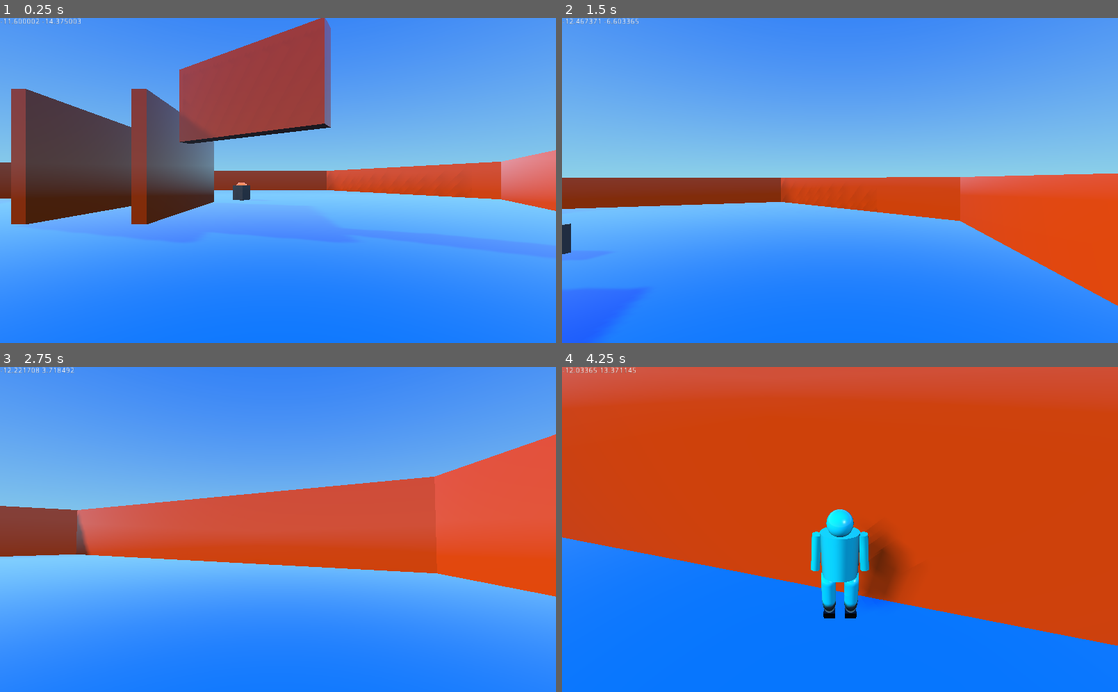
Above: before the commit, frames 1-4 (two rows, left to right).
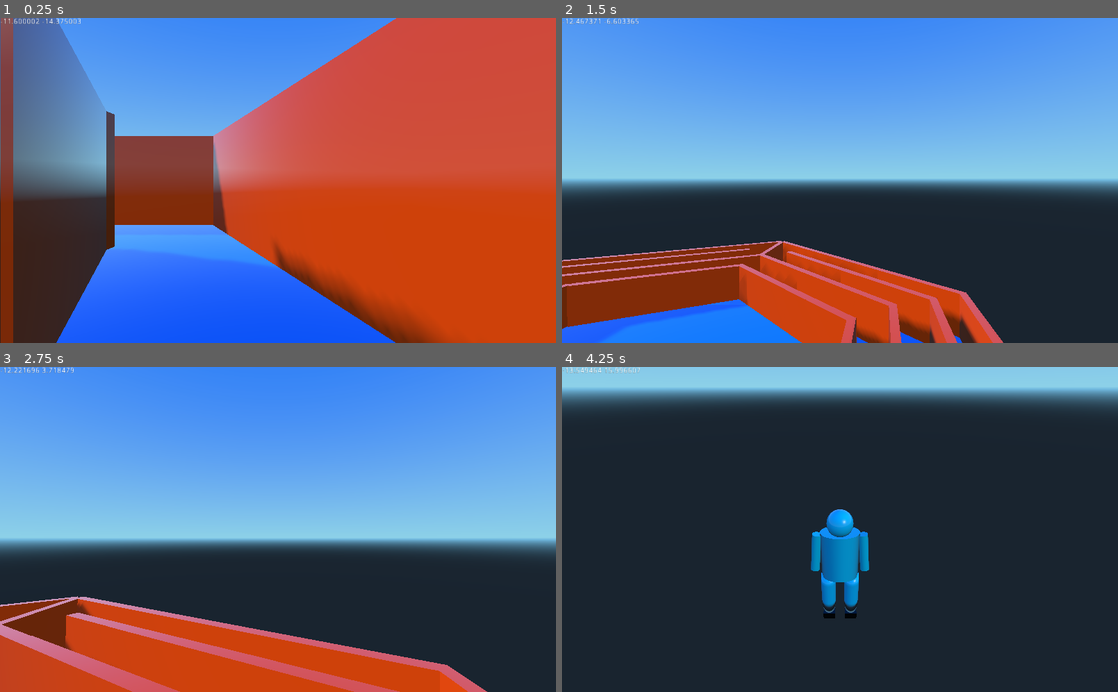
Above: after the commit, the same moments.

Repository: mrazeja7/mazes
Game: Godot game, scene res://hexa_maze.tscn
Same seed, same stepped clock (60 frames per second), same inputs: the game is played once before the commit and once after it. The project has no main scene, so this scene is started directly.
Inputs (mouse positions are in pixels of both pictures, inside the frame that each line leads up to):
- Up to frame 1 (0.25 s): no input
- Up to frame 2 (1.5 s): tap Enter at 0.5 s; move the mouse to (867, 180) at 0.52 s; hold H 0.53-1.28 s; hold Up (ui_up) from 0.53 s (still down); tap Space at 0.77 s; tap E at 0.8, 1.35 s; move the mouse to (812, 180) at 1.27 s
- Up to frame 3 (2.75 s): keep holding Up (ui_up); tap Space at 1.52 s; tap H at 1.55 s; move the mouse to (289, 523) at 2.02 s; hold H from 2.03 s (still down); tap E at 2.3 s
- Up to frame 4 (4.25 s): keep holding Up (ui_up); move the mouse to (834, 536) at 2.77 s; release H at 2.78 s; tap E at 2.85, 3.8 s; tap Space at 3.02, 3.77 s; tap H at 3.05 s; move the mouse to (878, 532) at 3.52 s; hold C from 3.53 s (still down)

The runs differ from the first frame. In frame 1, 85% of the frame differs, in the area x 0-100%, y 0-100%; in frame 2, 48%; in frame 3, 63%; in frame 4, 99%.

Commit message:
finished first iteration of the maze

Diff:
--- a/hexa_maze.tscn
+++ b/hexa_maze.tscn
@@ -14,67 +14,269 @@
 
 [node name="floor" parent="." index="0" instance=ExtResource( 1 )]
 
+transform = Transform( 1, 0, 0, 0, 1, 0, 0, 0, 1, 0, 0, 0 )
+
 [node name="walls" type="Spatial" parent="." index="1"]
 
 transform = Transform( 1, 0, 0, 0, 1, 0, 0, 0, 1, 0, 2.3, 178.1 )
 
-[node name="wall" parent="walls" index="0" instance=ExtResource( 2 )]
-
-transform = Transform( 0.9375, 0, 0, 0, 0.9, 0, 0, 0, 1, -10.6255, 2.5, -186.555 )
+[node name="moving_wall" parent="walls" index="0" instance=ExtResource( 2 )]
+
+transform = Transform( 0.9375, 0, 0, 0, 0.9, 0, 2.98023e-08, 0, 1, 13.3315, 2.5, -162.31 )
 script = ExtResource( 3 )
 _sections_unfolded = [ "Transform" ]
 
-[node name="wall2" parent="walls" index="1" instance=ExtResource( 2 )]
-
-transform = Transform( -4.37114e-08, 0, -1, 0, 1, 0, 1, 0, -4.37114e-08, -17.975, -0.2904, -185.675 )
-
-[node name="wall6" parent="walls" index="2" instance=ExtResource( 2 )]
-
-transform = Transform( -4.37114e-08, 0, -1, 0, 1, 0, 1, 0, -4.37114e-08, 18, -0.2904, -185.85 )
-
-[node name="wall3" parent="walls" index="3" instance=ExtResource( 2 )]
-
-transform = Transform( -4.37114e-08, 0, -1, 0, 1, 0, 1, 0, -4.37114e-08, -17.975, -0.2904, -179.9 )
-
-[node name="wall9" parent="walls" index="4" instance=ExtResource( 2 )]
-
-transform = Transform( -4.37114e-08, 0, -1, 0, 1, 0, 1, 0, -4.37114e-08, 18, -0.2904, -180.075 )
-
-[node name="wall4" parent="walls" index="5" instance=ExtResource( 2 )]
-
-transform = Transform( -4.37114e-08, 0, -1, 0, 1, 0, 1, 0, -4.37114e-08, -17.975, -0.2904, -174.7 )
-
-[node name="wall10" parent="walls" index="6" instance=ExtResource( 2 )]
-
-transform = Transform( -4.37114e-08, 0, -1, 0, 1, 0, 1, 0, -4.37114e-08, 18, -0.2904, -174.875 )
-
-[node name="wall5" parent="walls" index="7" instance=ExtResource( 2 )]
-
-transform = Transform( -4.37114e-08, 0, -1, 0, 1, 0, 1, 0, -4.37114e-08, -17.975, -0.2904, -170.4 )
-
-[node name="wall11" parent="walls" index="8" instance=ExtResource( 2 )]
-
-transform = Transform( -4.37114e-08, 0, -1, 0, 1, 0, 1, 0, -4.37114e-08, 18, -0.2904, -170.575 )
-
-[node name="wall7" parent="walls" index="9" instance=ExtResource( 2 )]
+[node name="fence" type="Spatial" parent="walls" index="1"]
+
+editor/display_folded = true
+
+[node name="wall2" parent="walls/fence" index="0" instance=ExtResource( 2 )]
+
+transform = Transform( -5.96046e-08, 0, -1, 0, 1, 0, 1, 0, -5.96046e-08, -17.975, -0.2904, -185.675 )
+
+[node name="wall6" parent="walls/fence" index="1" instance=ExtResource( 2 )]
+
+transform = Transform( -5.96046e-08, 0, -1, 0, 1, 0, 1, 0, -5.96046e-08, 18, -0.2904, -185.85 )
+
+[node name="wall3" parent="walls/fence" index="2" instance=ExtResource( 2 )]
+
+transform = Transform( -5.96046e-08, 0, -1, 0, 1, 0, 1, 0, -5.96046e-08, -17.975, -0.2904, -179.9 )
+
+[node name="wall9" parent="walls/fence" index="3" instance=ExtResource( 2 )]
+
+transform = Transform( -5.96046e-08, 0, -1, 0, 1, 0, 1, 0, -5.96046e-08, 18, -0.2904, -180.075 )
+
+[node name="wall4" parent="walls/fence" index="4" instance=ExtResource( 2 )]
+
+transform = Transform( -5.96046e-08, 0, -1, 0, 1, 0, 1, 0, -5.96046e-08, -17.975, -0.2904, -174.7 )
+
+[node name="wall10" parent="walls/fence" index="5" instance=ExtResource( 2 )]
+
+transform = Transform( -5.96046e-08, 0, -1, 0, 1, 0, 1, 0, -5.96046e-08, 18, -0.2904, -174.875 )
+
+[node name="wall5" parent="walls/fence" index="6" instance=ExtResource( 2 )]
+
+transform = Transform( -5.96046e-08, 0, -1, 0, 1, 0, 1, 0, -5.96046e-08, -17.975, -0.2904, -170.4 )
+
+[node name="wall11" parent="walls/fence" index="7" instance=ExtResource( 2 )]
+
+transform = Transform( -5.96046e-08, 0, -1, 0, 1, 0, 1, 0, -5.96046e-08, 18, -0.2904, -170.575 )
+
+[node name="wall7" parent="walls/fence" index="8" instance=ExtResource( 2 )]
 
 transform = Transform( 2.97748, 0, -0.5, 0, 1, 0, 1.71905, 0, 0.866025, -9.15, -0.2904, -162.45 )
 
-[node name="wall12" parent="walls" index="10" instance=ExtResource( 2 )]
+[node name="wall12" parent="walls/fence" index="9" instance=ExtResource( 2 )]
 
 transform = Transform( 2.97748, 0, -0.5, 0, 1, 0, 1.71905, 0, 0.866025, 9.15, -0.2904, -193.6 )
 
-[node name="wall8" parent="walls" index="11" instance=ExtResource( 2 )]
-
-transform = Transform( -2.97748, 0, -0.5, 0, 1, 0, 1.71905, 0, -0.866026, 8.85, -0.2904, -162.375 )
-
-[node name="wall13" parent="walls" index="12" instance=ExtResource( 2 )]
+[node name="wall8" parent="walls/fence" index="10" instance=ExtResource( 2 )]
+
+transform = Transform( -2.97748, 0, -0.5, 0, 1, 0, 1.71905, 0, -0.866026, 8.85001, -0.2904, -162.375 )
+
+[node name="wall13" parent="walls/fence" index="11" instance=ExtResource( 2 )]
 
 transform = Transform( -1.82408, 0, -0.5, 0, 1, 0, 1.05313, 0, -0.866025, -5.1, -0.2904, -195.925 )
 
-[node name="wall14" parent="walls" index="13" instance=ExtResource( 2 )]
+[node name="wall14" parent="walls/fence" index="12" instance=ExtResource( 2 )]
 
 transform = Transform( -0.967682, 0, -0.5, 0, 1, 0, 0.558691, 0, -0.866026, -15.125, -0.2904, -190.15 )
+
+[node name="maze1" type="Spatial" parent="walls" index="2"]
+
+_sections_unfolded = [ "Visibility" ]
+
+[node name="wall15" parent="walls/maze1" index="0" instance=ExtResource( 2 )]
+
+transform = Transform( -1.78814e-07, 0, -1, 0, 1, 0, 1.98336, 0, -5.66244e-07, -15.7859, -0.2904, -181.195 )
+
+[node name="wall23" parent="walls/maze1" index="1" instance=ExtResource( 2 )]
+
+transform = Transform( 1.71764, 0, -0.500001, 0, 1, 0, 0.991679, 0, 0.866026, -10.7629, -0.2904, -184.095 )
+
+[node name="wall37" parent="walls/maze1" index="2" instance=ExtResource( 2 )]
+
+transform = Transform( 1.71764, 0, -0.500001, 0, 1, 0, 0.99168, 0, 0.866026, -11.1551, -0.2904, -186.524 )
+
+[node name="wall40" parent="walls/maze1" index="3" instance=ExtResource( 2 )]
+
+transform = Transform( 1.71764, 0, -0.500001, 0, 1, 0, 0.991681, 0, 0.866026, -8.92591, -0.2904, -185.214 )
+
+[node name="wall38" parent="walls/maze1" index="4" instance=ExtResource( 2 )]
+
+transform = Transform( 0.637675, 0, -0.500002, 0, 1, 0, 0.368162, 0, 0.866028, -8.17004, -0.2904, -191.655 )
+
+[node name="wall60" parent="walls/maze1" index="5" instance=ExtResource( 2 )]
+
+transform = Transform( 0.637675, 0, -0.500002, 0, 1, 0, 0.368162, 0, 0.866028, -7.4236, -0.2904, -191.162 )
+
+[node name="wall39" parent="walls/maze1" index="6" instance=ExtResource( 2 )]
+
+transform = Transform( 1.71764, 0, -0.500001, 0, 1, 0, 0.99168, 0, 0.866026, -8.49207, -0.2904, -188.062 )
+
+[node name="wall24" parent="walls/maze1" index="7" instance=ExtResource( 2 )]
+
+transform = Transform( -4.17233e-07, 0, -1, 0, 1, 0, 1.28919, 0, -2.08616e-07, -10.756, -0.2904, -178.383 )
+
+[node name="wall27" parent="walls/maze1" index="8" instance=ExtResource( 2 )]
+
+transform = Transform( -4.17233e-07, 0, -1, 0, 1, 0, 1.28919, 0, -2.08616e-07, -10.7959, -0.2904, -175.502 )
+
+[node name="wall25" parent="walls/maze1" index="9" instance=ExtResource( 2 )]
+
+transform = Transform( -4.17233e-07, 0, -1, 0, 1, 0, 1.28919, 0, -2.08616e-07, -10.7649, -0.2904, -180.399 )
+
+[node name="wall53" parent="walls/maze1" index="10" instance=ExtResource( 2 )]
+
+transform = Transform( -4.17233e-07, 0, -1, 0, 1, 0, 1.28919, 0, -2.08616e-07, 10.5044, -0.2904, -179.66 )
+
+[node name="wall54" parent="walls/maze1" index="11" instance=ExtResource( 2 )]
+
+transform = Transform( -4.17233e-07, 0, -1, 0, 1, 0, 1.28919, 0, -2.08616e-07, 10.5383, -0.2904, -180.401 )
+
+[node name="wall58" parent="walls/maze1" index="12" instance=ExtResource( 2 )]
+
+transform = Transform( -4.17233e-07, 0, -1, 0, 1, 0, 1.28919, 0, -2.08616e-07, 10.5526, -0.2904, -175.127 )
+
+[node name="wall17" parent="walls/maze1" index="13" instance=ExtResource( 2 )]
+
+transform = Transform( -1.78814e-07, 0, -1, 0, 1, 0, 1.98336, 0, -5.66244e-07, -15.7995, -0.2904, -174.519 )
+
+[node name="wall21" parent="walls/maze1" index="14" instance=ExtResource( 2 )]
+
+transform = Transform( -2.38419e-07, 0, -1, 0, 1, 0, 1.98336, 0, -5.66244e-07, -13.1597, -0.2904, -175.696 )
+
+[node name="wall16" parent="walls/maze1" index="15" instance=ExtResource( 2 )]
+
+transform = Transform( 1.71764, 0, -0.500001, 0, 1, 0, 0.991681, 0, 0.866026, -10.7836, -0.2904, -165.781 )
+
+[node name="wall18" parent="walls/maze1" index="16" instance=ExtResource( 2 )]
+
+transform = Transform( 1.71764, 0, -0.500001, 0, 1, 0, 0.991681, 0, 0.866026, -7.64978, -0.2904, -163.953 )
+
+[node name="wall19" parent="walls/maze1" index="17" instance=ExtResource( 2 )]
+
+transform = Transform( 1.71764, 0, -0.500001, 0, 1, 0, 0.991681, 0, 0.866026, -5.15662, -0.2904, -165.335 )
+
+[node name="wall26" parent="walls/maze1" index="18" instance=ExtResource( 2 )]
+
+transform = Transform( 1.71764, 0, -0.500001, 0, 1, 0, 0.991681, 0, 0.866026, -5.78653, -0.2904, -168.926 )
+
+[node name="wall55" parent="walls/maze1" index="19" instance=ExtResource( 2 )]
+
+transform = Transform( 1.71764, 0, -0.500001, 0, 1, 0, 0.991681, 0, 0.866026, 5.52477, -0.2904, -187.235 )
+
+[node name="wall28" parent="walls/maze1" index="20" instance=ExtResource( 2 )]
+
+transform = Transform( 1.71764, 0, -0.500001, 0, 1, 0, 0.991681, 0, 0.866026, -4.88186, -0.2904, -168.409 )
+
+[node name="wall29" parent="walls/maze1" index="21" instance=ExtResource( 2 )]
+
+transform = Transform( -1.71764, 0, -0.500001, 0, 1, 0, 0.991682, 0, -0.866028, 7.27204, -0.2904, -163.908 )
+
+[node name="wall34" parent="walls/maze1" index="22" instance=ExtResource( 2 )]
+
+transform = Transform( 5.96046e-08, 0, -1, 0, 1, 0, 1.98337, 0, -4.17233e-07, 15.9222, -0.2904, -174.676 )
+
+[node name="wall35" parent="walls/maze1" index="23" instance=ExtResource( 2 )]
+
+transform = Transform( 5.96046e-08, 0, -1, 0, 1, 0, 1.98337, 0, -4.17233e-07, 15.9066, -0.2904, -181.653 )
+
+[node name="wall49" parent="walls/maze1" index="24" instance=ExtResource( 2 )]
+
+transform = Transform( 5.96046e-08, 0, -1, 0, 1, 0, 1.98337, 0, -4.17233e-07, 15.906, -0.2904, -181.104 )
+
+[node name="wall36" parent="walls/maze1" index="25" instance=ExtResource( 2 )]
+
+transform = Transform( 5.96046e-08, 0, -1, 0, 1, 0, 1.98337, 0, -4.17233e-07, 13.2408, -0.2904, -175.871 )
+
+[node name="wall30" parent="walls/maze1" index="26" instance=ExtResource( 2 )]
+
+transform = Transform( -1.71765, 0, -0.500001, 0, 1, 0, 0.991683, 0, -0.866029, 9.80518, -0.2904, -165.371 )
+
+[node name="wall51" parent="walls/maze1" index="27" instance=ExtResource( 2 )]
+
+transform = Transform( -1.71765, 0, -0.500001, 0, 1, 0, 0.991683, 0, -0.866029, 10.931, -0.2904, -166.021 )
+
+[node name="wall31" parent="walls/maze1" index="28" instance=ExtResource( 2 )]
+
+transform = Transform( -1.71765, 0, -0.500002, 0, 1, 0, 0.991684, 0, -0.86603, 5.19016, -0.2904, -168.364 )
+
+[node name="wall42" parent="walls/maze1" index="29" instance=ExtResource( 2 )]
+
+transform = Transform( -0.553271, 0, -0.500003, 0, 1, 0, 0.319431, 0, -0.86603, -1.13545, -0.2904, -189.221 )
+
+[node name="wall52" parent="walls/maze1" index="30" instance=ExtResource( 2 )]
+
+transform = Transform( -0.553271, 0, -0.500003, 0, 1, 0, 0.319431, 0, -0.86603, -4.36138, -0.2904, -187.359 )
+
+[node name="wall41" parent="walls/maze1" index="31" instance=ExtResource( 2 )]
+
+transform = Transform( -1.00482, 0, -0.500003, 0, 1, 0, 0.580135, 0, -0.866031, -2.73794, -0.2904, -194.647 )
+
+[node name="wall46" parent="walls/maze1" index="32" instance=ExtResource( 2 )]
+
+transform = Transform( -1.00482, 0, -0.500003, 0, 1, 0, 0.580135, 0, -0.866031, -3.84212, -0.2904, -194.009 )
+
+[node name="wall43" parent="walls/maze1" index="33" instance=ExtResource( 2 )]
+
+transform = Transform( -1.00482, 0, -0.500003, 0, 1, 0, 0.580135, 0, -0.866031, -2.86438, -0.2904, -191.716 )
+
+[node name="wall44" parent="walls/maze1" index="34" instance=ExtResource( 2 )]
+
+transform = Transform( -1.00482, 0, 0.500003, 0, 1, 0, -0.580136, 0, -0.866031, 2.93409, -0.2904, -191.773 )
+
+[node name="wall56" parent="walls/maze1" index="35" instance=ExtResource( 2 )]
+
+transform = Transform( -1.00482, 0, 0.500003, 0, 1, 0, -0.580136, 0, -0.866031, 8.79444, -0.2904, -188.372 )
+
+[node name="wall57" parent="walls/maze1" index="36" instance=ExtResource( 2 )]
+
+transform = Transform( -0.628016, 0, -0.500004, 0, 1, 0, 0.362585, 0, -0.866032, 13.9082, -0.2904, -186.215 )
+
+[node name="wall59" parent="walls/maze1" index="37" instance=ExtResource( 2 )]
+
+transform = Transform( -0.628016, 0, -0.500004, 0, 1, 0, 0.362585, 0, -0.866032, 12.306, -0.2904, -185.29 )
+
+[node name="wall45" parent="walls/maze1" index="38" instance=ExtResource( 2 )]
+
+transform = Transform( -1.00482, 0, 0.500003, 0, 1, 0, -0.580136, 0, -0.866031, 3.17804, -0.2904, -194.801 )
+
+[node name="wall47" parent="walls/maze1" index="39" instance=ExtResource( 2 )]
+
+transform = Transform( -1.00482, 0, 0.500003, 0, 1, 0, -0.580136, 0, -0.866031, 6.91499, -0.2904, -192.628 )
+
+[node name="wall48" parent="walls/maze1" index="40" instance=ExtResource( 2 )]
+
+transform = Transform( -1.00482, 0, 0.500003, 0, 1, 0, -0.580136, 0, -0.866031, 11.0093, -0.2904, -190.286 )
+
+[node name="wall50" parent="walls/maze1" index="41" instance=ExtResource( 2 )]
+
+transform = Transform( -1.00482, 0, 0.500003, 0, 1, 0, -0.580136, 0, -0.866031, 13.0862, -0.2904, -189.09 )
+
+[node name="wall32" parent="walls/maze1" index="42" instance=ExtResource( 2 )]
+
+transform = Transform( -1.71765, 0, -0.500002, 0, 1, 0, 0.991684, 0, -0.86603, 8.24634, -0.2904, -167.271 )
+
+[node name="wall33" parent="walls/maze1" index="43" instance=ExtResource( 2 )]
+
+transform = Transform( -1.71765, 0, -0.500002, 0, 1, 0, 0.991684, 0, -0.86603, 4.80052, -0.2904, -165.339 )
+
+[node name="wall22" parent="walls/maze1" index="44" instance=ExtResource( 2 )]
+
+transform = Transform( 1.19209e-07, 0, -1, 0, 1, 0, 0.892516, 0, -8.9407e-08, -0.165067, -0.2904, -159.99 )
+
+[node name="wall61" parent="walls/maze1" index="45" instance=ExtResource( 2 )]
+
+transform = Transform( -0.521736, 0, -0.500002, 0, 1, 0, 0.301224, 0, -0.86603, -2.43643, -0.2904, -183.106 )
+
+[node name="wall62" parent="walls/maze1" index="46" instance=ExtResource( 2 )]
+
+transform = Transform( -0.521736, 0, -0.500002, 0, 1, 0, 0.301224, 0, -0.86603, -1.63641, -0.2904, -183.557 )
+
+[node name="wall20" parent="walls/maze1" index="47" instance=ExtResource( 2 )]
+
+transform = Transform( 1.71764, 0, -0.500001, 0, 1, 0, 0.991681, 0, 0.866026, -8.07885, -0.2904, -166.996 )
 
 [node name="corridors" type="Spatial" parent="." index="2"]
 
@@ -84,7 +286,7 @@
 [node name="corridor" type="Spatial" parent="corridors" index="0"]
 
 editor/display_folded = true
-transform = Transform( 0.675, 0, -0.866025, 0, 1.5, 0, 1.16913, 0, 0.5, 1.73205, 3.2, -219.5 )
+transform = Transform( 0.675, 0, -0.866025, 0, 1.5, 0, 1.16913, 0, 0.5, 12.5297, 3.2, -234.048 )
 _sections_unfolded = [ "Transform" ]
 
 [node name="wall2" parent="corridors/corridor" index="0" instance=ExtResource( 2 )]
@@ -97,8 +299,25 @@
 transform = Transform( 1, 0, 1.49012e-08, 0, 1, 0, 0, 0, 1, 0, 0, 4 )
 _sections_unfolded = [ "Transform", "Visibility" ]
 
+[node name="small_corridor" type="Spatial" parent="corridors" index="1"]
+
+editor/display_folded = true
+transform = Transform( 0.371251, 0, -0.866026, 0, 1.5, 0, 0.643022, 0, 0.500001, 20.6159, 3.2, -226.592 )
+_sections_unfolded = [ "Transform" ]
+
+[node name="wall2" parent="corridors/small_corridor" index="0" instance=ExtResource( 2 )]
+
+transform = Transform( 1, 0, 1.49012e-08, 0, 1, 0, 0, 0, 1, 0, 0, 0 )
+_sections_unfolded = [ "Transform", "Visibility" ]
+
+[node name="wall3" parent="corridors/small_corridor" index="1" instance=ExtResource( 2 )]
+
+transform = Transform( 1, 0, 1.49012e-08, 0, 1, 0, 0, 0, 1, 0, 0, 4 )
+_sections_unfolded = [ "Transform", "Visibility" ]
+
 [node name="player" parent="." index="3" instance=ExtResource( 4 )]
 
+editor/display_folded = true
 transform = Transform( 0.866025, 0, 0.5, 0, 1, 0, -0.5, 0, 0.866025, -11.6, 1.76112, -14.375 )
 script = ExtResource( 5 )
 _sections_unfolded = [ "Transform" ]
@@ -181,5 +400,5 @@
 
 [node name="button" parent="." index="5" instance=ExtResource( 6 )]
 
-transform = Transform( 1, 0, 0, 0, 1, 0, 0, 0, 1, 0, 0.5, 0 )
+transform = Transform( 0.866026, 0, -0.5, 0, 1, 0, 0.5, 0, 0.866026, -13.0455, 0.5, -11.1455 )
 script = ExtResource( 7 )
--- a/scripts/button.gd
+++ b/scripts/button.gd
@@ -15,3 +15,11 @@
 #	# Called every frame. Delta is time since last frame.
 #	# Update game logic here.
 #	pass
+
+func use(object):
+	print(object.get_meta("name")," is attempting to use button")
+
+	var moving_wall = get_tree().get_root().get_node("maze/walls/moving_wall")
+	print(moving_wall)
+	moving_wall.move_by = Vector3(0,0.25,0)
+	pass
--- a/scripts/player.gd
+++ b/scripts/player.gd
@@ -59,6 +59,8 @@
 	#jump
 	if is_on_floor() and Input.is_key_pressed(KEY_SPACE):
 		velocity.y = 10
+	if is_on_floor() and Input.is_key_pressed(KEY_H):
+		velocity.y = 20
 
 func use_thing():
 #	print("use")
@@ -66,7 +68,9 @@
 	if ray.is_colliding():
 		var object = ray.get_collider()
 		var type = object.get_meta("type")
-		print("attempting to use ",object," of type ",type," and name ",object.get_meta("name"))
+		if type == "usable":
+	#		print("attempting to use ",object," of type ",type," and name ",object.get_meta("name"))
+			object.get_node("..").use(self)
 	pass
 
 func change_pov():
